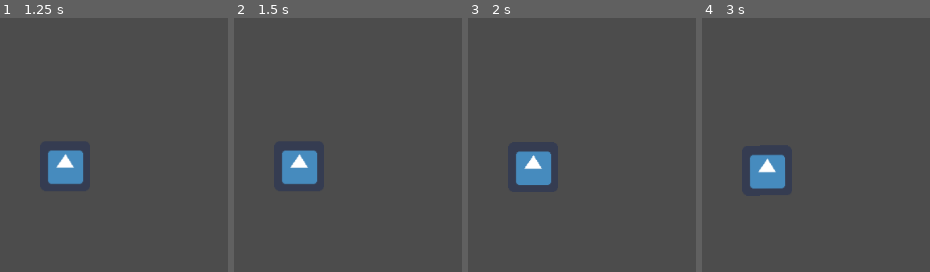
Above: before the commit, frames 1-4 (left to right).
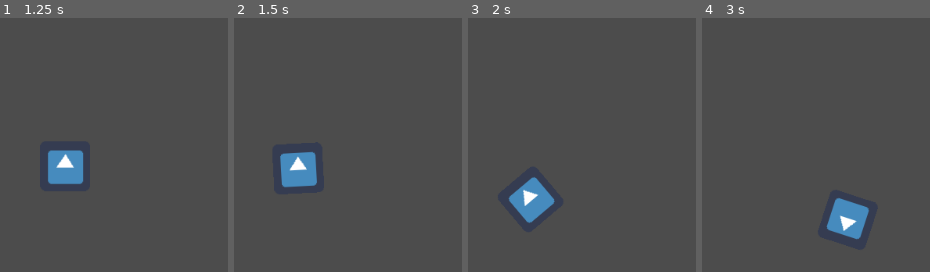
Above: after the commit, the same moments.

Repository: Plukers/ldjam42
Game: Godot game, scene res://Game.tscn
Same seed, same stepped clock (60 frames per second), same inputs: the game is played once before the commit and once after it. The engine's default icon, where the game draws it, is replaced by a stand-in: a white triangle on a blue panel in a dark square.
Inputs:
- Up to frame 1 (1.25 s): tap Enter at 0.5 s; hold Right (ui_right) from 0.53 s (still down)
- Up to frame 2 (1.5 s): tap Space at 1.25 s; release Right (ui_right) at 1.28 s; hold Down (ui_down) from 1.28 s (still down)
- Up to frame 3 (2 s): keep holding Down (ui_down)
- Up to frame 4 (3 s): release Down (ui_down) at 2.03 s; hold Right (ui_right) 2.03-2.78 s; hold Up (ui_up) from 2.78 s (still down)

Frame 1 is identical in both runs. In frame 2, 0.7% of the frame differs, in the area x 20-37%, y 51-67%; in frame 3, 3.9%; in frame 4, 4.2%, in the area x 21-74%, y 53-88%.

Commit message:
add framerate indebendencie

Diff:
--- a/Player.gd
+++ b/Player.gd
@@ -54,16 +54,16 @@
 
 	# steering
 	if(_left):
-		if(_steer_angle >= -35 * (PI/180)):
-			_steer_angle -= 0.0005
+		if(_steer_angle >= -40 * (PI/180)):
+			_steer_angle -= 10 * delta
 	if(_right):
-		if(_steer_angle <= 35 * (PI/180)):
-			_steer_angle += 0.0005
+		if(_steer_angle <= 40 * (PI/180)):
+			_steer_angle += 10 * delta
 	if(_down):
 		_down = true
-		_car_speed -= 0.1
+		_car_speed -= 200 * delta
 	if(_up):
 		_up = true
-		_car_speed += 0.1
+		_car_speed += 200 * delta
 
 	pass
